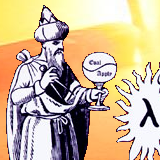
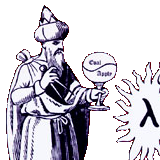
The second 160x160 image is a revision of the first. Changes to its layers:
hid "Forge Original" over box(0, 0, 160, 160)
